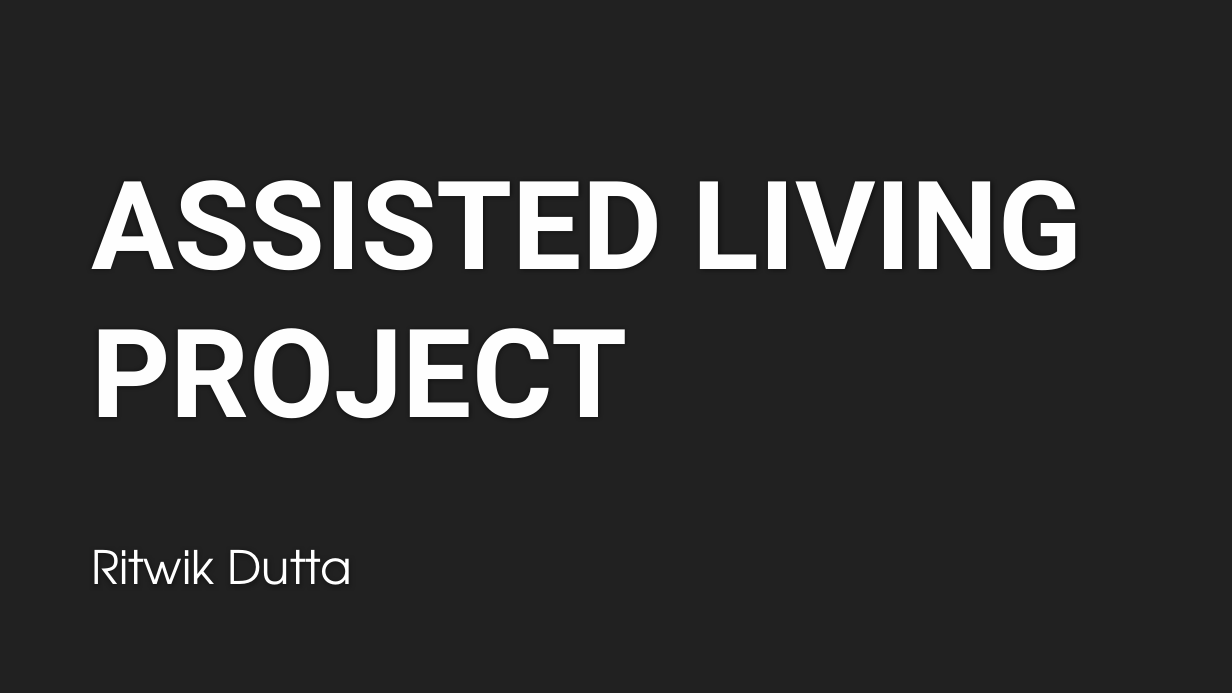
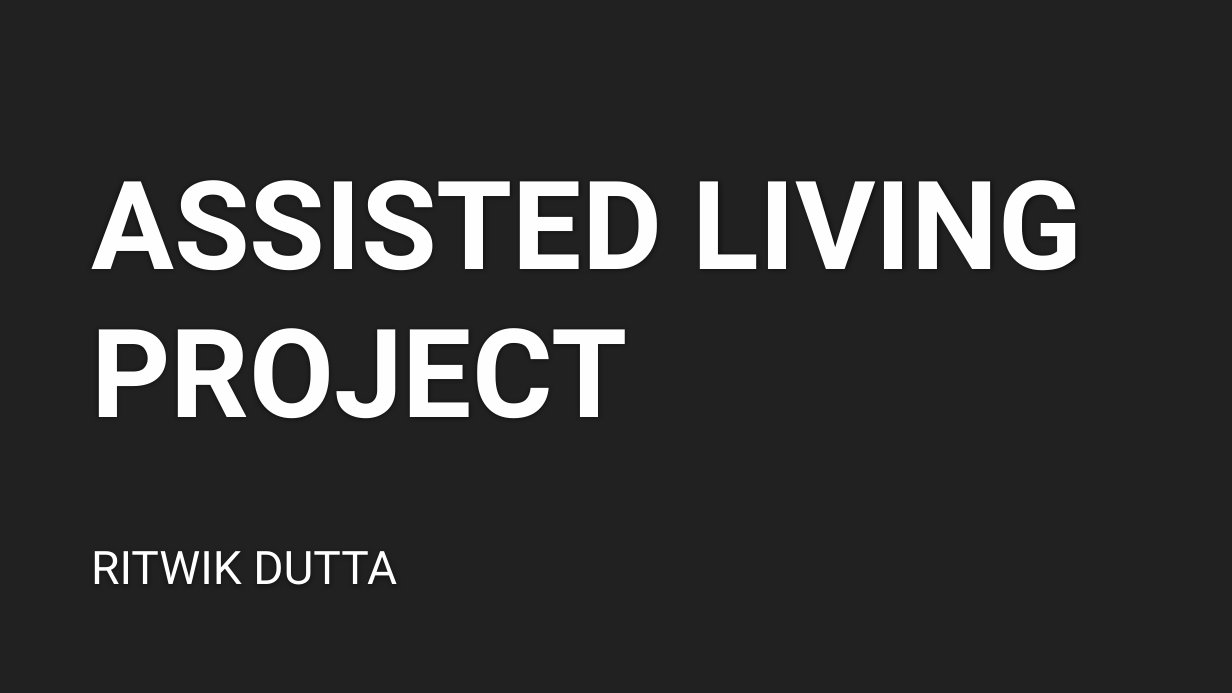
Before and after one commit to ritwikd/gatech, a slide deck: slide 1 of Presentation/Assisted Living.pptx. Drawn at 1232x693 pixels with LibreOffice and Linux fonts; fonts in the diff are those of the drawing; background and template pictures are left out. Boxes give left, top, right and bottom in pixels: in the first picture for what was removed or moved away, otherwise in the second. Text is boxed around its words. In the diff, an @@ line names an element or a change of style, - is before the commit and + after.

```diff
--- a/Presentation/Assisted Living.pptx
+++ b/Presentation/Assisted Living.pptx
@@ subtitle at [91,551,397,585]: text changed; font TeX Gyre Adventor to Roboto @@
-Ritwik Dutta
+RITWIK DUTTA
```
Also in this commit, not shown: 2 other slides changed, 4 slides added, 2 other files.
